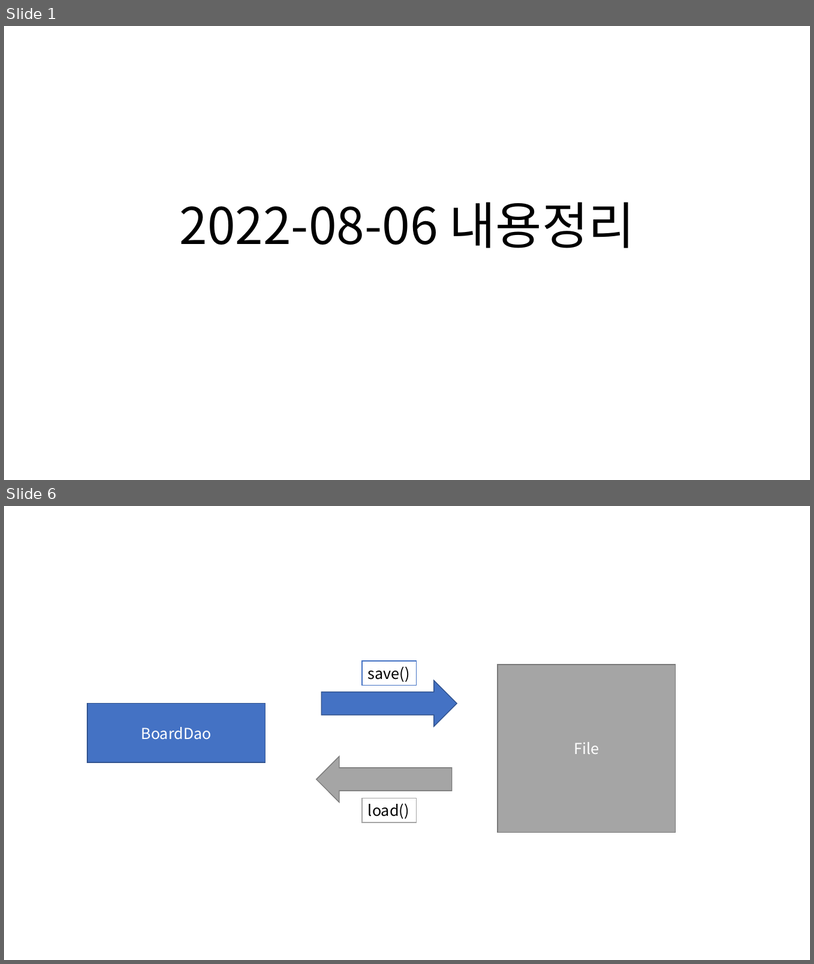
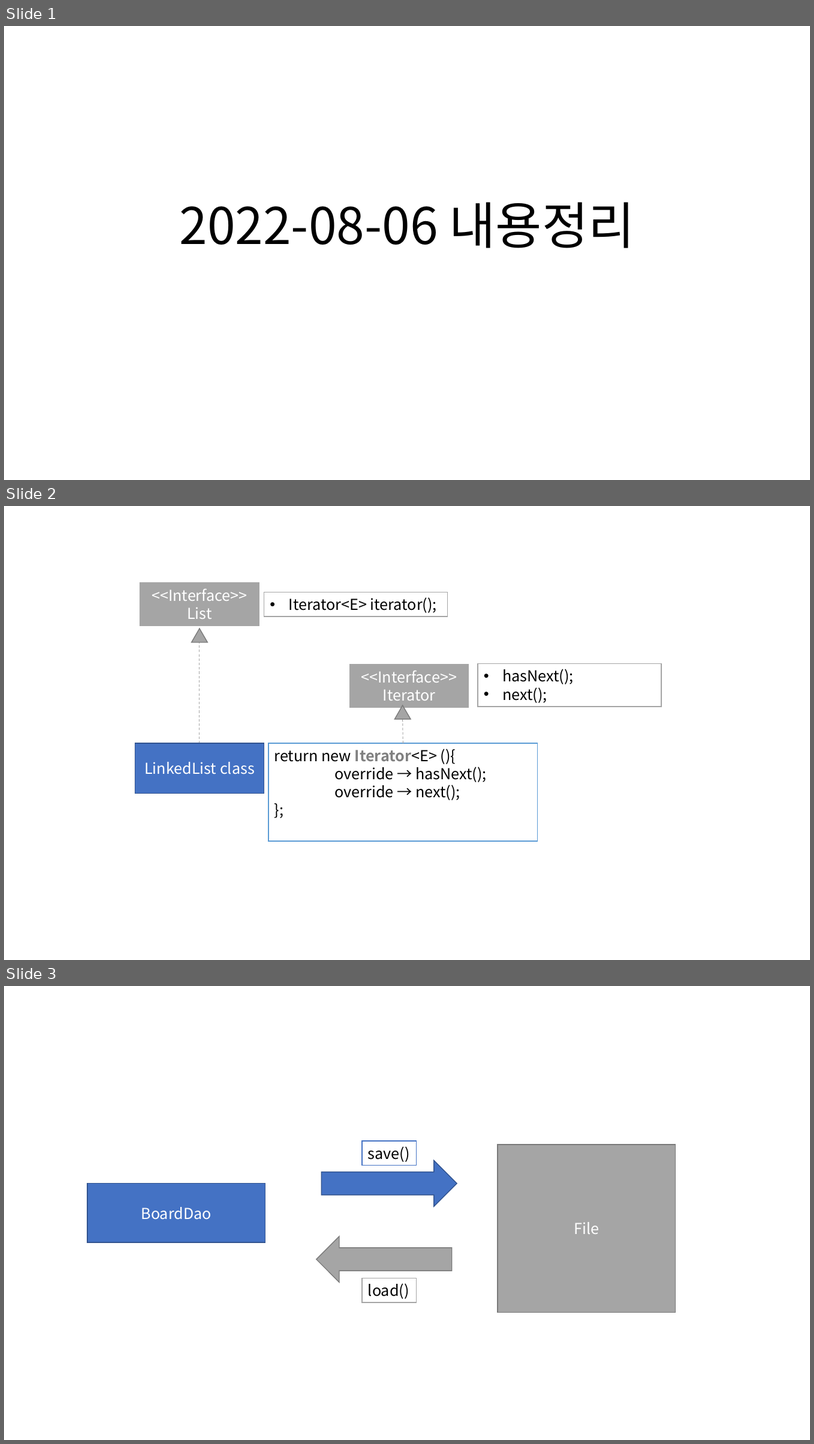
Before and after one commit to Dingadung/2022-study-workspace, a slide deck: study-note/자바/2022-08-06 내용정리.pptx. Shown one above the other, each under a label of ours: slides 1 and 6 before the commit, slides 1, 2 and 3 after it; the slides between them are not shown. The pictures are 814x964 and 814x1444 pixels, drawn with LibreOffice and Linux fonts; fonts in the diff are those of the drawing. Boxes give left, top, right and bottom in pixels: in the first picture for what was removed or moved away, otherwise in the second. Text is boxed around its words. In the diff, an @@ line names an element or a change of style, - is before the commit and + after.

```diff
--- a/study-note/자바/2022-08-06 내용정리.pptx
+++ b/study-note/자바/2022-08-06 내용정리.pptx
@@ slide 2 added at (4,506,810,960), background #FFFFFF @@
@@ rectangle added at (139,582,260,627), fill #A5A5A5, outline #FFFFFF 1.5 pt, 18 pt, text #FFFFFF @@
+<<Interface>>
+List
@@ rectangle added at (264,592,447,616), fill #FFFFFF, outline #A5A5A5 1 pt, 18 pt, text #000000 @@
+• Iterator<E> iterator();
@@ triangle added at (192,628,207,642), fill #A5A5A5, outline #7A7A7A 1 pt @@
@@ line added from (200, 743) to (200, 627), #A5A5A5 0.75 pt dashed @@
@@ rectangle added at (349,663,470,708), fill #A5A5A5, outline #FFFFFF 1.5 pt, 18 pt, text #FFFFFF @@
+<<Interface>>
+Iterator
@@ rectangle added at (478,664,662,707), fill #FFFFFF, outline #A5A5A5 1 pt, 18 pt, text #000000 @@
+• hasNext();
+• next();
@@ triangle added at (395,705,411,719), fill #A5A5A5, outline #7A7A7A 1 pt @@
@@ line added from (403, 743) to (402, 719), #A5A5A5 0.75 pt dashed @@
@@ rectangle added at (135,743,264,793), fill #4472C4, outline #325491 1 pt, 18 pt, text #FFFFFF @@
+LinkedList class
@@ rectangle added at (269,743,537,841), fill #FFFFFF, outline #5B9BD5 1 pt, 18 pt, text #000000 @@
+return new Iterator<E> (){
+override → hasNext();
+override → next();
+};
@@ what was slide 6 is now slide 3 @@
```
Also in this commit, not shown: 4 slides removed, 3 other files.
